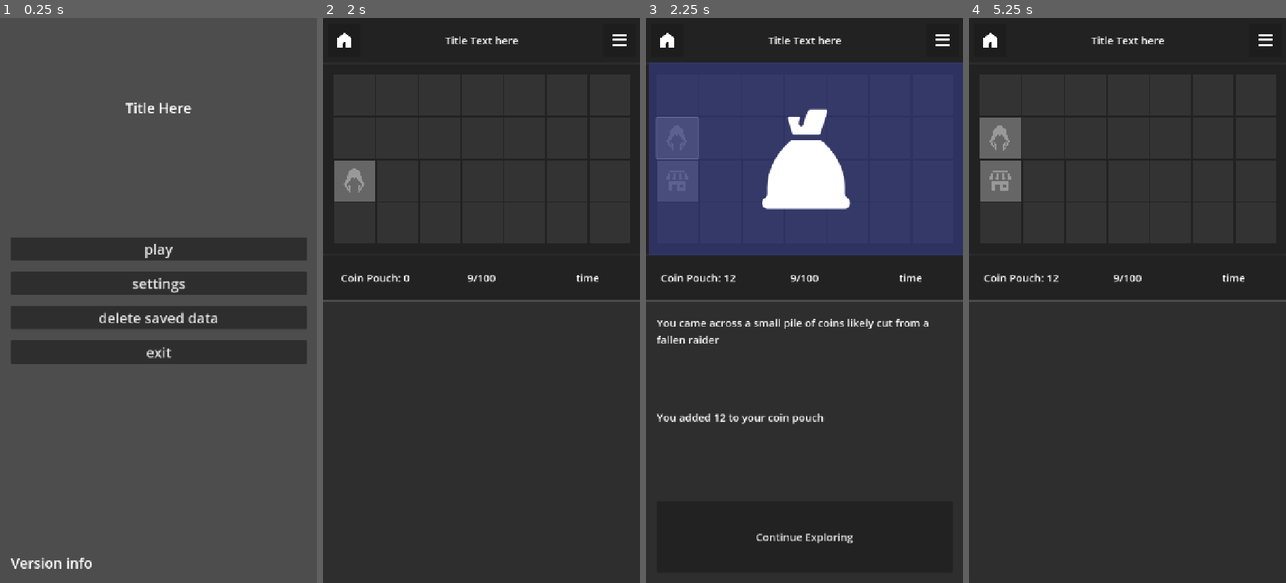
Above: before the commit, frames 1-4 (left to right).
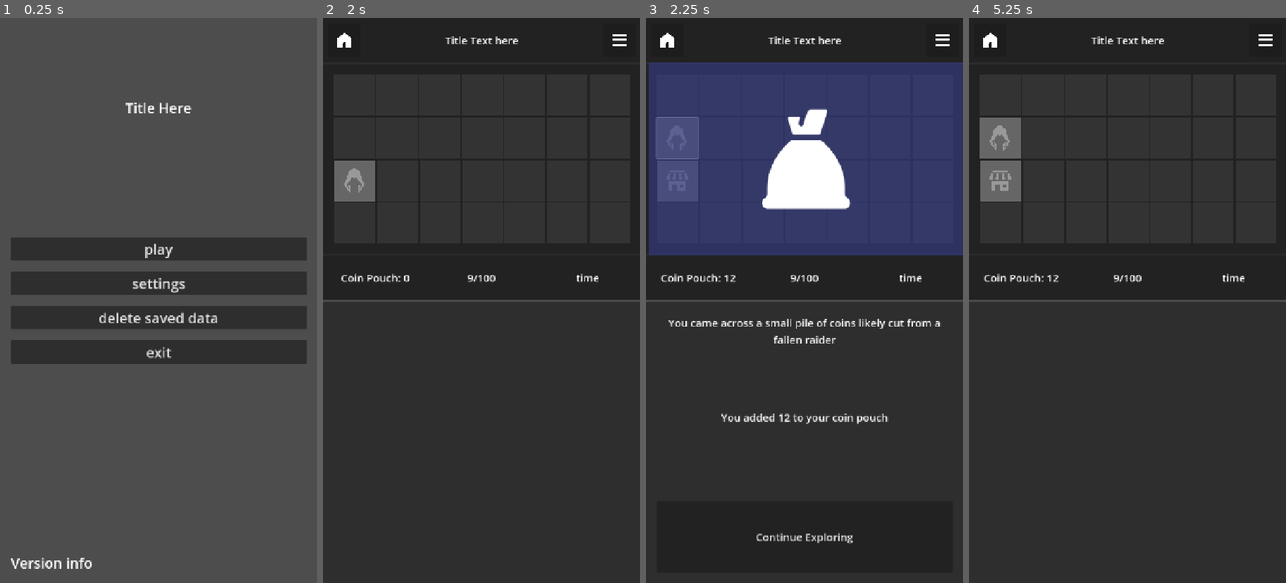
Above: after the commit, the same moments.

Repository: mdcoxe/godot-demo
Game: Godot game, scene res://Scenes/main_menu.tscn
Two runs of this game, one before a commit and one after it. Both use one fixed random seed, a clock stepped at 60 frames per second and the inputs below.
Inputs (mouse positions are in pixels of both pictures, inside the frame that each line leads up to):
- Up to frame 1 (0.25 s): no input
- Up to frame 2 (2 s): click "play" at 0.5 s; click "Scavenge Dungeon" at 1.25 s
- Up to frame 3 (2.25 s): click (677, 136) at 2 s
- Up to frame 4 (5.25 s): click (1000, 97) at 2.75 s; click (1041, 136) at 3.5 s; click (1000, 181) at 4.25 s; click "Continue Exploring" at 5 s

Frames 1-2 are identical in both runs. In frame 3, 1.6% of the frame differs, in the area x 3-94%, y 53-72%; in frame 4, nothing differs.

Commit message:
Got android build process working, updatedsettings, etc

Diff:
--- a/Scenes/dungeon.tscn
+++ b/Scenes/dungeon.tscn
@@ -167,6 +167,7 @@
 custom_minimum_size = Vector2(0, 150)
 layout_mode = 2
 theme_override_font_sizes/font_size = 24
+horizontal_alignment = 1
 autowrap_mode = 2
 
 [node name="SubMessage" type="MarginContainer" parent="MarginContainer/VBoxContainer/PanelContainer2/Bottom_Panel"]
@@ -181,6 +182,7 @@
 custom_minimum_size = Vector2(0, 150)
 layout_mode = 2
 theme_override_font_sizes/font_size = 24
+horizontal_alignment = 1
 autowrap_mode = 2
 
 [node name="ContinueButton" type="MarginContainer" parent="MarginContainer/VBoxContainer/PanelContainer2/Bottom_Panel"]
--- a/Scripts/dungeon.gd
+++ b/Scripts/dungeon.gd
@@ -87,7 +87,8 @@
 					var pos = Vector2i(x,y)
 					tile_data[pos] = {
 							"type": "empty",
-							"revealed": false
+							"revealed": false,
+							"event_handled": false
 					}
 					positions.append(pos)
 	positions.shuffle()
@@ -186,6 +187,8 @@
 		_reveal_tile(old_player_position)
 		_update_clickable_tiles()
 
+		var current_tile = tile_data[player_position]
+
 		match tile_data[player_position].type:
 			"exit":
 				event_icon.texture = EXIT_ICON
@@ -194,83 +197,58 @@
 				var message2 = ""
 				print("You're leaving the dungeon with ", coin_pouch, " coins!!")
 				_event_triggered(message, message2, 1)
-				#show_exit_popup(coin_pouch)
 			"loot":
-				event_icon.texture = LOOT_ICON
-				event_img.visible = true
-				var loot = randi_range(10,100)
-				print("Found ", loot, " coins!")
-				coin_pouch += loot
-				_update_coin_pouch_label(coin_pouch)
-				var message = "You came across a small pile of coins likely cut from a fallen raider"
-				var message2 = "You added " + str(loot) + " to your coin pouch"
-				_event_triggered(message, message2, 0)
-				#show_event_popup(message, message2, coin_pouch)
-				# Handle loot (e.g., add to inventory)
+				if not current_tile.event_handled:
+					event_icon.texture = LOOT_ICON
+					event_img.visible = true
+					var loot = randi_range(10,100)
+					print("Found ", loot, " coins!")
+					coin_pouch += loot
+					_update_coin_pouch_label(coin_pouch)
+					var message = "You came across a small pile of coins likely cut from a fallen raider"
+					var message2 = "You added " + str(loot) + " to your coin pouch"
+					_event_triggered(message, message2, 0)
+					current_tile.event_handled = true
+					# Handle loot (e.g., add to inventory)
+				else:
+					_event_triggered(" You revisit the spot, but the loot is gone.", "", 0)
 			"trap":
-				event_icon.texture = TRAP_ICON
-				event_img.visible = true
-				var message = "You fell into a trap!  While crawling free your pack got snagged on a spike." #maybe add a damage or damage the loot
-				var message2 = ""
-				var lost_coins = 0
-				if coin_pouch >=25:
-					var lost_percentage = (randi() % 80) * .01
-					print("Lost coin: ", lost_coins)
-					lost_coins = int(coin_pouch * lost_percentage)
-					coin_pouch -= lost_coins
-					message2 = str(int(lost_coins)) + "coins fell out of your coin pouch!!  You managed to snatch the bag shut before more were lost."
+				if not current_tile.event_handled:
+					event_icon.texture = TRAP_ICON
+					event_img.visible = true
+					var message = "You fell into a trap!  While crawling free your pack got snagged on a spike." #maybe add a damage or damage the loot
+					var message2 = ""
+					var lost_coins = 0
+					if coin_pouch >=25:
+						var lost_percentage = (randi() % 80) * .01
+						print("Lost coin: ", lost_coins)
+						lost_coins = int(coin_pouch * lost_percentage)
+						coin_pouch -= lost_coins
+						message2 = str(int(lost_coins)) + " coins fell out of your coin pouch!!  You managed to snatch the bag shut before more were lost."
+					else:
+						message2 = "You lost your coin pouch"
+						coin_pouch = 0
+					_update_coin_pouch_label(coin_pouch)
+					_event_triggered(message, message2, 0)
+					current_tile.event_handled = true
+
 				else:
-					message2 = "You lost your coin pouch"
-					coin_pouch = 0
-				_update_coin_pouch_label(coin_pouch)
-				_event_triggered(message, message2, 0)
-				#show_event_popup(message, message2, coin_pouch)
+					_event_triggered("The trap here has already been sprung.", "", 0)
 			"enemy":
-				event_icon.texture = ENEMY_ICON
-				event_img.visible = true
-				var message = "You spot the remenants of a failed raiding parties camp,nearby looters wave knowing you're here doing the same, looting the dead."
-				var message2 = "While venturing along the edge of the camp, you spot a small chest that appears hastily buried.  You stuff it into your pack and hope the othr looters don't notice you."
-				_event_triggered(message, message2, 0)
-#				add item to pack
-				#combat isn't real combat, maybe roll to decide if you are able to steal their loot or they steal from you before you can get away from each other.
+				if not current_tile.event_handled:
+
+					event_icon.texture = ENEMY_ICON
+					event_img.visible = true
+					var message = "You spot the remenants of a failed raiding parties camp,nearby looters wave knowing you're here doing the same, looting the dead."
+					var message2 = "While venturing along the edge of the camp, you spot a small chest that appears hastily buried.  You stuff it into your pack and hope the othr looters don't notice you."
+					_event_triggered(message, message2, 0)
+	#				add item to pack
+					#combat isn't real combat, maybe roll to decide if you are able to steal their loot or they steal from you before you can get away from each other.
+					current_tile.event_handled = true
+				else:
+					_event_triggered("You pass through the cleared campsite. The looters are gone, everything has been stripped bare", "", 0)
 			_:
 				pass
-
-
-
-#func show_event_popup(main_message: String, sub_message: String, coin: int, ):
-	#var event_popup_instance = EventPopupScene.instantiate()
-	#
-	#event_popup_instance.exit_pressed.connect(_exit_event_popup)
-	#event_popup_instance.set_popup_data(main_message, sub_message, coin, 1, "Continue Exploring")
-	#add_child(event_popup_instance)
-	#
-#func _exit_event_popup():
-	#print("Event complete")
-	#get_tree().paused = false
-
-#func show_exit_popup(coin_amount: int):
-	#var exit_popup_instance = EventPopupScene.instantiate()
-	#
-	#exit_popup_instance.continue_pressed.connect(_on_exit_popup_continue)
-	#exit_popup_instance.exit_pressed.connect(_on_exit_popup_exit)
-	#
-	#var message = "The dungeon exit is within reach. You may depart now with your accumulated spoils, or venture further into the depths at your own peril for the chance of richer rewards."
-	#print("COIN AMOUNT", + coin_amount)
-	#exit_popup_instance.set_popup_data(message, "", coin_amount, 2, "Exit Dungeon")
-	#add_child(exit_popup_instance)
-
-#func _on_exit_popup_continue():
-	#print("Main Scene: User chose to continue exploring.")
-	#get_tree().paused = false
-
-#func _on_exit_popup_exit():
-	#print("Main Scene: User chose to exit the dungeon.")
-	#SaveManager.add_coins(coin_pouch)
-	#coin_pouch = 0
-	#_update_coin_pouch_label(coin_pouch)
-	#get_tree().paused = false
-	#get_tree().change_scene_to_file("res://Scenes/game.tscn")
 
 func _update_coin_pouch_label(coin: int):
 	coin_pouch_label.text = "Coin Pouch: " + str(coin)
--- a/project.godot
+++ b/project.godot
@@ -24,7 +24,9 @@
 window/size/viewport_width=720
 window/size/viewport_height=1280
 window/stretch/mode="canvas_items"
+window/handheld/orientation=1
 
 [rendering]
 
 renderer/rendering_method="mobile"
+textures/vram_compression/import_etc2_astc=true
